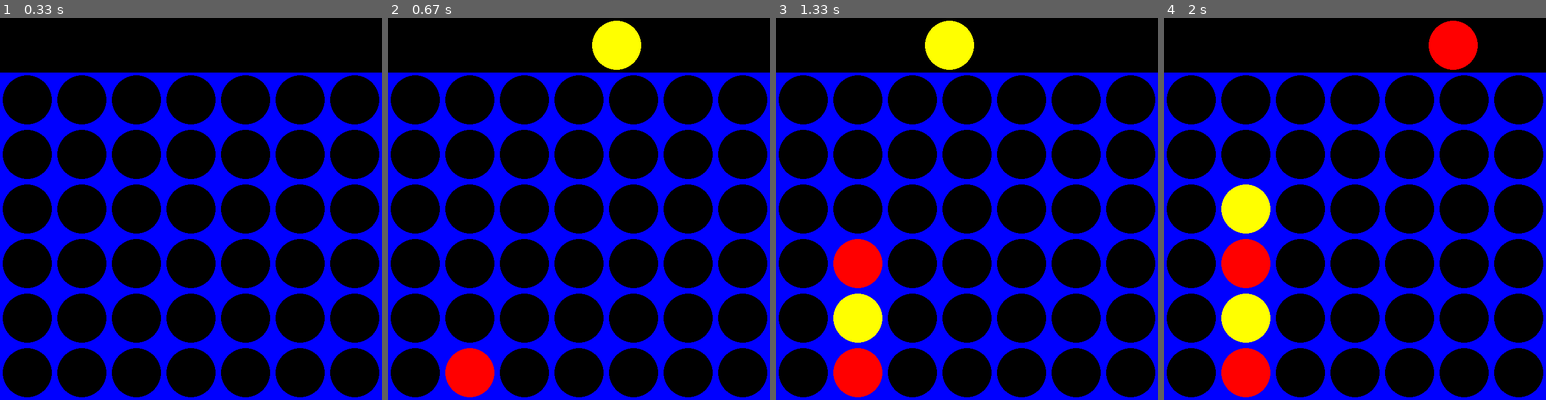
Above: before the commit, frames 1-4 (left to right).
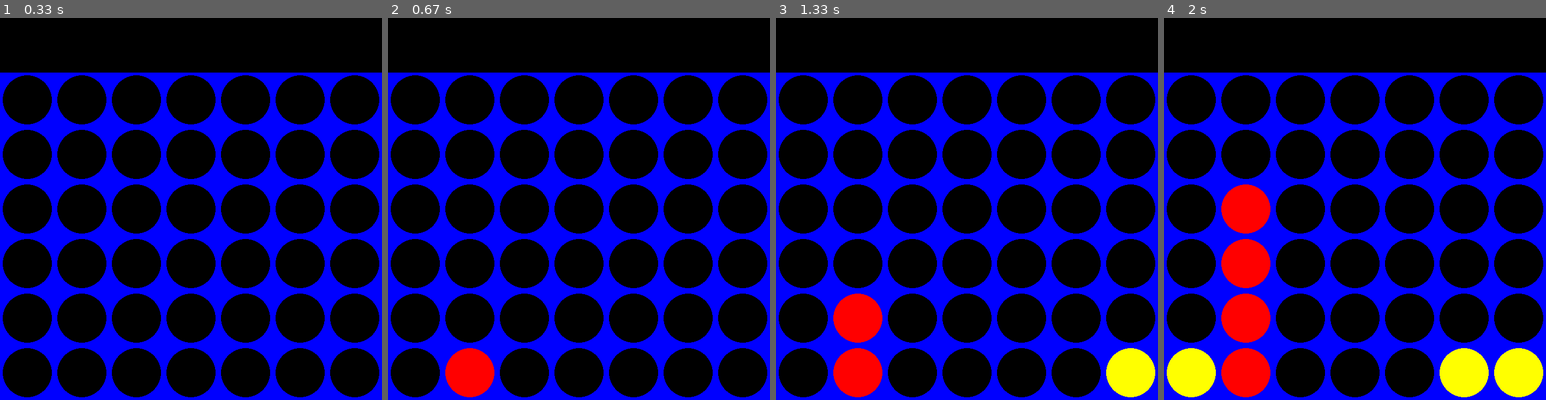
Above: after the commit, the same moments.

Repository: sam-coleman/Connect_4
Game: pygame game, started from connect4_pygame.py
Two runs of this game, one before a commit and one after it. Both use one fixed random seed, a clock stepped at 60 frames per second and the inputs below.
Inputs (mouse positions are in pixels of both pictures, inside the frame that each line leads up to):
- Up to frame 1 (0.33 s): no input
- Up to frame 2 (0.67 s): press the mouse at (487, 212) at 0.37 s; move the mouse to (552, 251) at 0.47 s; release the mouse at (617, 293) at 0.6 s
- Up to frame 3 (1.33 s): press the mouse at (875, 212) at 0.7 s; move the mouse to (944, 228) at 0.8 s; release the mouse at (1012, 243) at 0.93 s; press the mouse at (875, 212) at 1.03 s; move the mouse to (913, 258) at 1.13 s; release the mouse at (947, 308) at 1.27 s
- Up to frame 4 (2 s): press the mouse at (1263, 212) at 1.63 s; move the mouse to (1358, 239) at 1.73 s; release the mouse at (1454, 270) at 1.87 s

Frame 1 is identical in both runs. In frame 2, 1.3% of the frame differs, in the area x 53-67%, y 0-14%; in frame 3, 5.2%; in frame 4, 7.7%, in the area x 0-100%, y 0-100%.

Commit message:
Allow computer to play

Diff:
--- a/connect4_pygame.py
+++ b/connect4_pygame.py
@@ -6,6 +6,7 @@
 import pygame
 import sys
 import math
+import random
 
 BLUE = (0,0,255)
 BLACK = (0,0,0)
@@ -15,8 +16,16 @@
 ROW_COUNT = 6
 COLUMN_COUNT = 7
 
+PLAYER = 0
+AI = 1
+
+EMPTY = 0
+PLAYER_PIECE = 1
+AI_PIECE = 2
+
 def create_board():
-	board = np.zeros((ROW_COUNT,COLUMN_COUNT))
+	#board = np.zeros((ROW_COUNT,COLUMN_COUNT))
+	board = [[0 for col in range(COLUMN_COUNT)] for row in range(ROW_COUNT)]
 	return board
 
 def drop_piece(board, row, col, piece):
@@ -104,43 +113,62 @@
 		if event.type == pygame.MOUSEMOTION:
 			pygame.draw.rect(screen, BLACK, (0,0, width, SQUARESIZE))
 			posx = event.pos[0]
-			if turn == 0:
+			if turn == PLAYER:
 				pygame.draw.circle(screen, RED, (posx, int(SQUARESIZE/2)), RADIUS)
-			else:
-				pygame.draw.circle(screen, YELLOW, (posx, int(SQUARESIZE/2)), RADIUS)
+
 		pygame.display.update()
 
 		if event.type == pygame.MOUSEBUTTONDOWN:
 			pygame.draw.rect(screen, BLACK, (0,0, width, SQUARESIZE))
 			#print(event.pos)
 			# Ask for Player 1 Input
-			if turn == 0:
+			if turn == PLAYER:
 				posx = event.pos[0]
 				col = int(math.floor(posx/SQUARESIZE))
 
 				if is_valid_location(board, col):
 					row = get_next_open_row(board, col)
-					drop_piece(board, row, col, 1)
+					drop_piece(board, row, col, PLAYER_PIECE)
 
-					if winning_move(board, 1):
+					if winning_move(board, PLAYER_PIECE):
 						label = myfont.render("Player 1 wins!!", 1, RED)
 						screen.blit(label, (40,10))
 						game_over = True
 
+					turn += 1
+					turn = turn % 2
 
-			# # Ask for Player 2 Input
-			else:
-				posx = event.pos[0]
-				col = int(math.floor(posx/SQUARESIZE))
+					print_board(board)
+					draw_board(board)
 
-				if is_valid_location(board, col):
-					row = get_next_open_row(board, col)
-					drop_piece(board, row, col, 2)
 
-					if winning_move(board, 2):
-						label = myfont.render("Player 2 wins!!", 1, YELLOW)
-						screen.blit(label, (40,10))
-						game_over = True
+	# # Ask for Player 2 Input
+	if turn == AI and not game_over:
+
+		# #col = random.randint(0, COLUMN_COUNT-1)
+		# #col = pick_best_move(board, AI_PIECE)
+		# col, minimax_score = minimax(board, 5, -math.inf, math.inf, True)
+
+		# if is_valid_location(board, col):
+		# 	#pygame.time.wait(500)
+		# 	row = get_next_open_row(board, col)
+		# 	drop_piece(board, row, col, AI_PIECE)
+
+		# 	if winning_move(board, AI_PIECE):
+		# 		label = myfont.render("Player 2 wins!!", 1, YELLOW)
+		# 		screen.blit(label, (40,10))
+		# 		game_over = True
+			col = random.randint(0, COLUMN_COUNT - 1)
+
+			if is_valid_location(board, col):
+				pygame.time.wait(500)
+				row = get_next_open_row(board, col)
+				drop_piece(board, row, col, AI_PIECE)
+
+			if winning_move(board, AI_PIECE):
+				label = myfont.render("Player 2 wins!!", 1, YELLOW)
+				screen.blit(label, (40,10))
+				game_over = True
 
 			print_board(board)
 			draw_board(board)
@@ -148,5 +176,5 @@
 			turn += 1
 			turn = turn % 2
 
-			if game_over:
-				pygame.time.wait(3000)
+	if game_over:
+		pygame.time.wait(3000)
